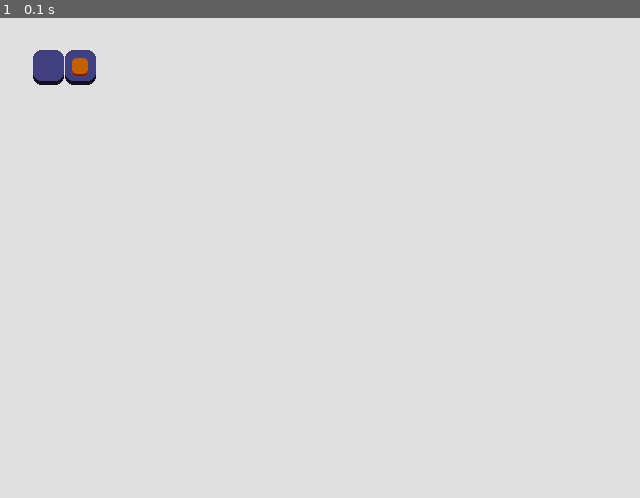
Above: before the commit, frame 1.
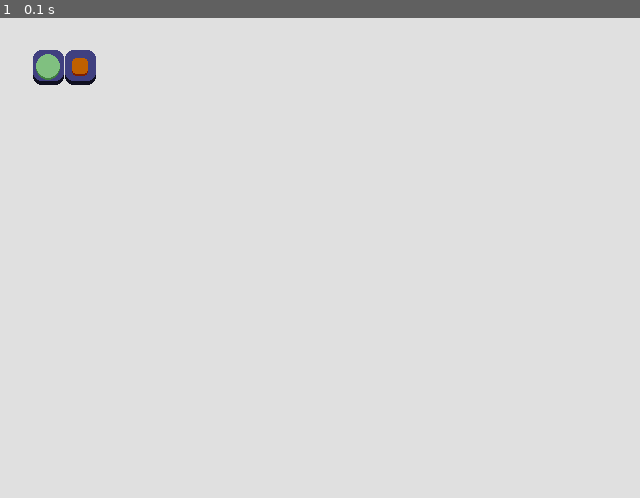
Above: after the commit, the same moment.

Repository: JasonNumberThirteen/pygameSokoban
Game: pygame game, started from sokoban.py
The game is run twice, just before and just after one commit, with the same random seed, the same clock (stepped at 60 frames per second) and the same inputs.
Inputs:
- Up to frame 1 (0.1 s): no input

The runs differ from the first frame. In frame 1, 0.2% of the frame differs, in the area x 5-10%, y 7-13%.

Commit message:
Add a class for player object

Diff:
--- /dev/null
+++ b/player.py
@@ -0,0 +1,19 @@
+import pygame
+import tile
+
+PLAYER_COLOR = (128, 192, 128)
+PLAYER_SHADE_COLOR = (64, 128, 64)
+PLAYER_SHADE_OFFSET = 2
+PLAYER_RADIUS = 12
+
+class Player(object):
+	def __init__(self, x, y):
+		self.x = x
+		self.y = y
+
+	def draw(self, surface):
+		x = self.x + tile.TILE_WIDTH // 2
+		y = self.y + tile.TILE_HEIGHT // 2
+
+		pygame.draw.circle(surface, PLAYER_SHADE_COLOR, (x, y + PLAYER_SHADE_OFFSET), PLAYER_RADIUS)
+		pygame.draw.circle(surface, PLAYER_COLOR, (x, y), PLAYER_RADIUS)
--- a/sokoban.py
+++ b/sokoban.py
@@ -1,6 +1,7 @@
 import pygame
 import tile
 import box
+import player
 
 GAME_TITLE = "Sokoban"
 BASE_RESOLUTION = (640, 480)
@@ -14,12 +15,14 @@
 tileA = tile.Tile(32, 32)
 tileB = tile.Tile(64, 32)
 boxA = box.Box(64, 32)
+player = player.Player(32, 32)
 
 while is_running:
 	canvas.fill(BACKGROUND_COLOR)
 	tileA.draw(canvas)
 	tileB.draw(canvas)
 	boxA.draw(canvas)
+	player.draw(canvas)
 
 	for event in pygame.event.get():
 		if event.type == pygame.QUIT:
